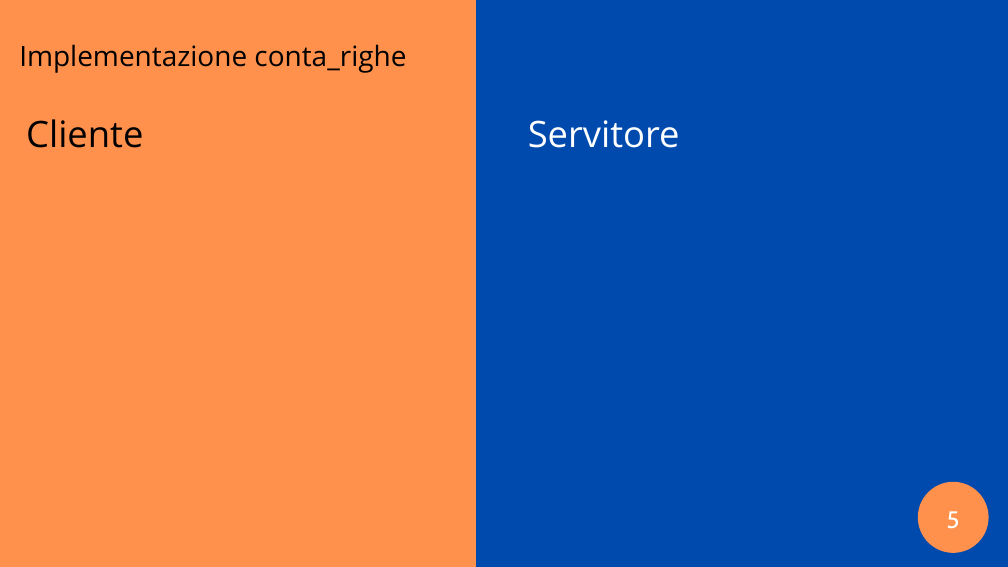
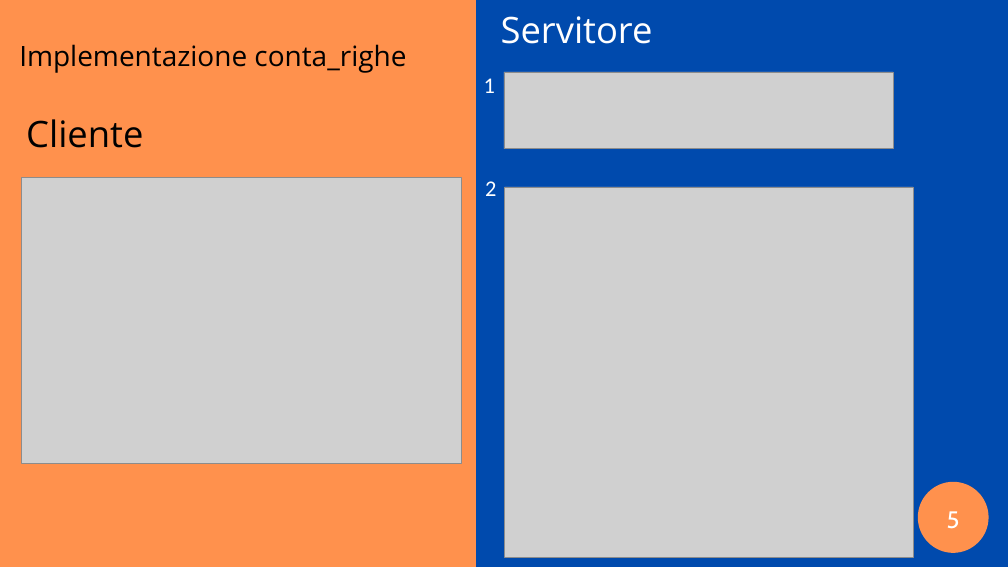
Before and after one commit to ilcors-dev/gruppo-reti, a slide deck: slide 5 of esercitazione_6/documents/Esercitazione 6.pptx. Drawn at 1008x567 pixels with LibreOffice and Linux fonts; fonts in the diff are those of the drawing; grey boxes stand for pictures. Boxes give left, top, right and bottom in pixels: in the first picture for what was removed or moved away, otherwise in the second. Text is boxed around its words. In the diff, an @@ line names an element or a change of style, - is before the commit and + after.

```diff
--- a/esercitazione_6/documents/Esercitazione 6.pptx
+++ b/esercitazione_6/documents/Esercitazione 6.pptx
@@ text "Servitore": place and size @@
-text "Servitore" at [528,120,680,148]
+text "Servitore" at [501,16,653,44]
@@ text added at [484,78,495,93], 32 pt, text #FFFFFF @@
+1
@@ picture added at [504,72,893,149] @@
@@ picture added at [21,177,462,463] @@
@@ text added at [485,181,496,196], 32 pt, text #FFFFFF @@
+2
@@ picture added at [505,187,913,557] @@
```
Also in this commit, not shown: 2 other slides changed.
